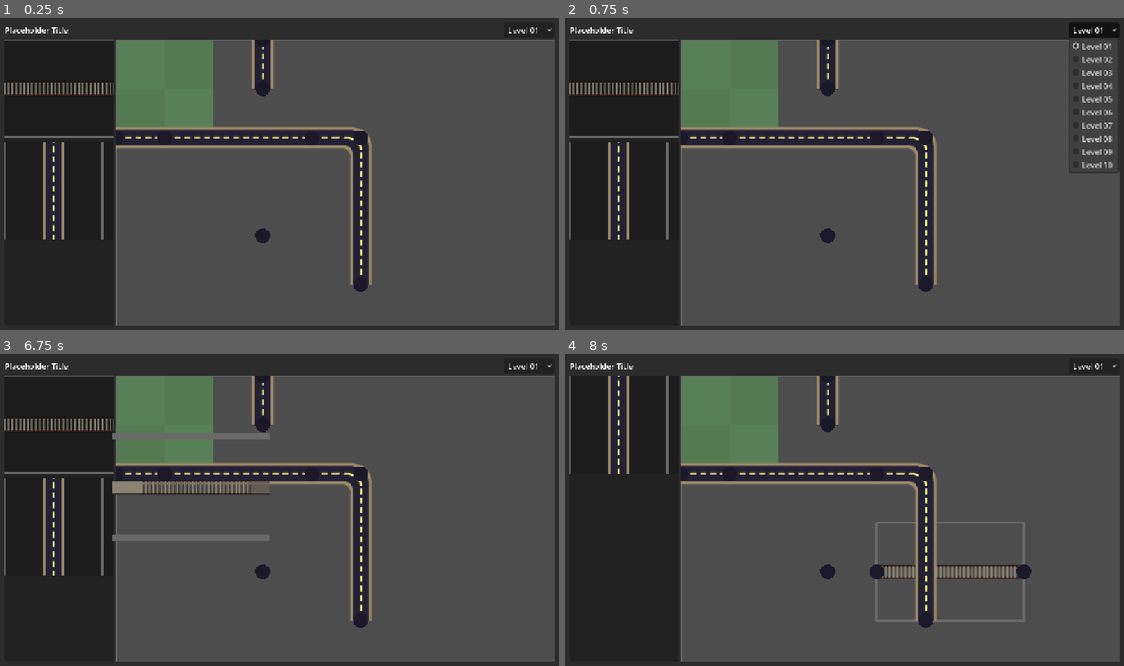
Above: before the commit, frames 1-4 (two rows, left to right).
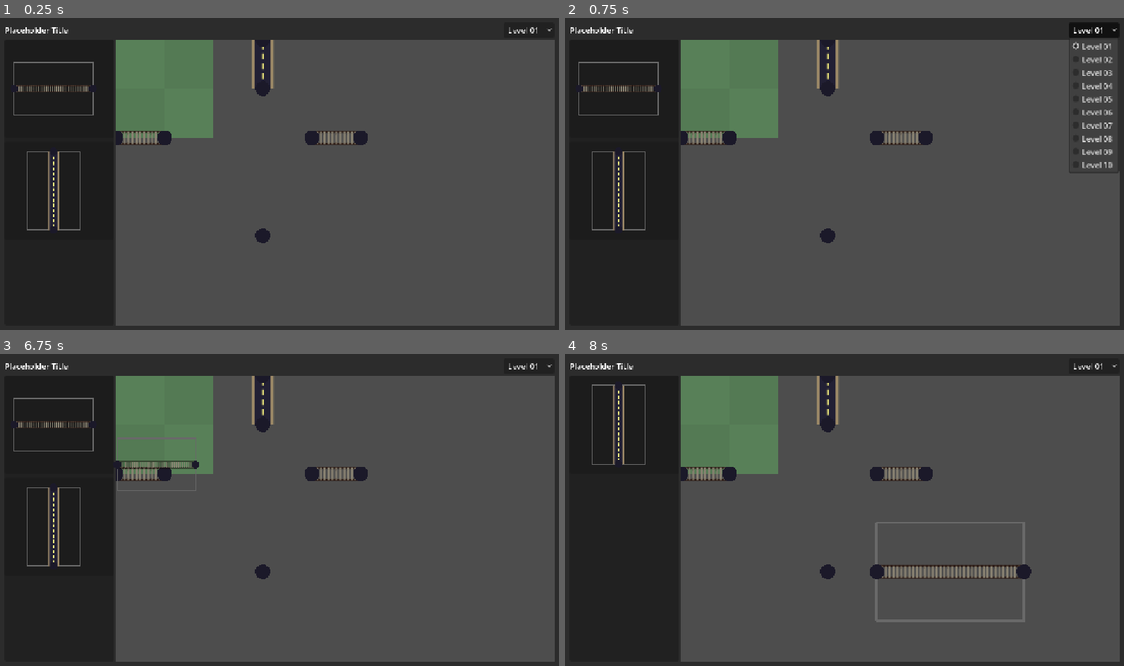
Above: after the commit, the same moments.

Repository: WishingWillow/photoshop-game
Game: Godot game, scene res://UI/ui.tscn
The game is run twice, just before and just after one commit, with the same random seed, the same clock (stepped at 60 frames per second) and the same inputs.
Inputs (mouse positions are in pixels of both pictures, inside the frame that each line leads up to):
- Up to frame 1 (0.25 s): no input
- Up to frame 2 (0.75 s): click "Level 01" at 0.5 s
- Up to frame 3 (6.75 s): click "Level 01" at 1.25 s; click "Level 01" at 2 s; tap Enter at 2.75, 4.25, 5.75 s; drag from (5, 453) to (117, 375) at 2.77 s; tap Space at 3.5, 5, 6.5 s; drag from (335, 519) to (5, 453) at 3.52 s; move the mouse to (117, 375) at 4.27 s; press the mouse at (117, 375) at 4.28 s; release the mouse at (117, 375) at 5 s; drag from (251, 572) to (117, 375) at 5.02 s; move the mouse to (447, 556) at 5.77 s; hold Middle mouse button (camera_drag_mod) 5.78-6.5 s; click (447, 556) at 6.05 s; drag from (111, 463) to (117, 375) at 6.52 s
- Up to frame 4 (8 s): move the mouse to (872, 510) at 7.27 s; press the mouse at (872, 510) at 7.28 s

The runs differ from the first frame. In frame 1, 6.0% of the frame differs, in the area x 0-100%, y 7-99%; in frame 2, 6.0%; in frame 3, 7.3%; in frame 4, 5.2%.

Commit message:
Working Context Menus with submenus

Diff:
--- a/UI/Context_Menu.tscn
+++ b/UI/Context_Menu.tscn
@@ -1,12 +1,7 @@
 [gd_scene format=3 uid="uid://df2w85qbujn3x"]
 
-[node name="ContextMenu" type="Control" unique_id=2135237841]
-layout_mode = 3
-anchors_preset = 0
-
-[node name="PopupMenu" type="PopupMenu" parent="." unique_id=1178478344]
+[node name="ContextMenu" type="PopupMenu" unique_id=1330774152]
 oversampling_override = 1.0
-visible = true
 item_count = 3
 item_0/text = "Rotate"
 item_0/id = 0
@@ -14,3 +9,22 @@
 item_1/id = 1
 item_2/text = "Mirror"
 item_2/id = 2
+
+[node name="RotateMenu" type="PopupMenu" parent="." unique_id=244933969]
+oversampling_override = 1.0
+item_count = 3
+item_0/text = "90°"
+item_0/id = 0
+item_1/text = "180°"
+item_1/id = 1
+item_2/text = "270°"
+item_2/id = 2
+
+[node name="MirrorMenu" type="PopupMenu" parent="." unique_id=1074009373]
+item_count = 3
+item_0/text = "X"
+item_0/id = 0
+item_1/text = "Y"
+item_1/id = 1
+item_2/text = "Y=X"
+item_2/id = 2
--- a/UI/UI Scripts/layer_entry.gd
+++ b/UI/UI Scripts/layer_entry.gd
@@ -17,9 +17,12 @@
 	if layer_size.x <= 0 or layer_size.y <= 0:
 		return
 
-	preview_layer.position = (viewport_size - layer_size) / 2
+	var scale_factor: float = min(viewport_size.x / layer_size.x, viewport_size.y / layer_size.y) * 0.8
+	preview_layer.scale = Vector2.ONE * scale_factor
 
-	preview_region = Rect2(preview_layer.position, layer_size)
+	preview_layer.position = (viewport_size - layer_size * scale_factor) / 2
+
+	preview_region = Rect2(preview_layer.position, layer_size * scale_factor)
 
 
 func _get_drag_data(_at_position: Vector2) -> Variant:
--- a/UI/UI Scripts/layer_list.gd
+++ b/UI/UI Scripts/layer_list.gd
@@ -1,6 +1,11 @@
 extends VBoxContainer
 
 @export var layer_entry_scene: PackedScene
+
+const CONTEXT_MENU_SCENE = preload("res://UI/Context_Menu.tscn")
+
+var selected_layer: PanelContainer
+var active_menu: PopupMenu
 
 func populate_layers(layers: Array[Layer]) -> void:
 	# Clear existing entries
--- a/UI/UI Scripts/playspace_drop_target.gd
+++ b/UI/UI Scripts/playspace_drop_target.gd
@@ -2,6 +2,8 @@
 
 @onready var subviewport: SubViewport = $SubViewport
 @onready var playspace: Playspace = $SubViewport/Playspace
+
+@export var context_menu_scene: PackedScene
 
 var placed_layers: Array[Layer] = []
 var moving_layer: Layer = null
@@ -52,6 +54,29 @@
 	return (playspace.get_global_transform_with_canvas().affine_inverse() * viewport_position)
 
 func _gui_input(event: InputEvent) -> void:
+	if event is InputEventMouseButton:
+		if event.button_index == MOUSE_BUTTON_RIGHT and event.pressed:
+			var mouse_pos: Vector2 = container_to_playspace(
+				event.position
+			)
+			for i in range(placed_layers.size() - 1, -1, -1):
+				var layer: Layer = placed_layers[i]
+
+				if not is_instance_valid(layer):
+					continue
+				if layer.data == null:
+					continue
+
+				var local_pos: Vector2 = layer.adjusted_node.to_local(playspace.to_global(mouse_pos))
+				var layer_size: Vector2 = (Vector2(layer.data.size) * Consts.UNIT_SCALE)
+				var bounds := Rect2(Vector2.ZERO, layer_size)
+
+				if bounds.has_point(local_pos):
+					show_layer_context_menu(layer)
+					accept_event()
+					return
+
+			return
 	if moving_layer != null:
 		return
 
@@ -115,3 +140,23 @@
 			moving_layer.position = original_position
 
 		moving_layer = null
+
+func show_layer_context_menu(clicked_layer: Layer) -> void:
+	if context_menu_scene == null:
+		return
+
+	var menu_instance := context_menu_scene.instantiate()
+
+	get_tree().root.add_child(menu_instance)
+
+	menu_instance.id_pressed.connect(
+		func(id: int) -> void:
+			print("Selected option: ", id)
+			print("Target layer: ", clicked_layer.name)
+	)
+
+	menu_instance.popup_hide.connect(menu_instance.queue_free)
+
+	var mouse_position := Vector2i(get_viewport().get_mouse_position())
+
+	menu_instance.popup_on_parent(Rect2i(mouse_position, Vector2i.ZERO))
--- a/UI/ui.tscn
+++ b/UI/ui.tscn
@@ -3,6 +3,7 @@
 [ext_resource type="Script" uid="uid://byg5iul8343db" path="res://UI/UI Scripts/game_ui.gd" id="1_2fwl4"]
 [ext_resource type="Script" uid="uid://8tqddc3nw5e5" path="res://UI/UI Scripts/playspace_drop_target.gd" id="4_3sbvi"]
 [ext_resource type="PackedScene" uid="uid://cke8jgko6uqrn" path="res://playspace.tscn" id="4_hat8c"]
+[ext_resource type="PackedScene" uid="uid://df2w85qbujn3x" path="res://UI/Context_Menu.tscn" id="5_nm1m0"]
 [ext_resource type="Script" uid="uid://f7chq1kajgdl" path="res://UI/UI Scripts/layer_list.gd" id="8_cbfhl"]
 [ext_resource type="PackedScene" uid="uid://by8h4cdi166l8" path="res://UI/LayerEntry.tscn" id="9_4fiuh"]
 
@@ -80,6 +81,7 @@
 mouse_filter = 0
 stretch = true
 script = ExtResource("4_3sbvi")
+context_menu_scene = ExtResource("5_nm1m0")
 
 [node name="SubViewport" type="SubViewport" parent="MarginContainer/VBoxContainer/HBoxContainer/SubViewportContainer" unique_id=1153488767]
 handle_input_locally = false
--- a/playspace.tscn
+++ b/playspace.tscn
@@ -119,6 +119,7 @@
 metadata/_custom_type_script = "uid://dp3hhgt553i2x"
 
 [node name="Layer3" type="Node2D" parent="test2" unique_id=1206292301]
+visible = false
 script = ExtResource("3_r8vwo")
 data = SubResource("Resource_efgcv")
 metadata/_custom_type_script = "uid://dp3hhgt553i2x"
